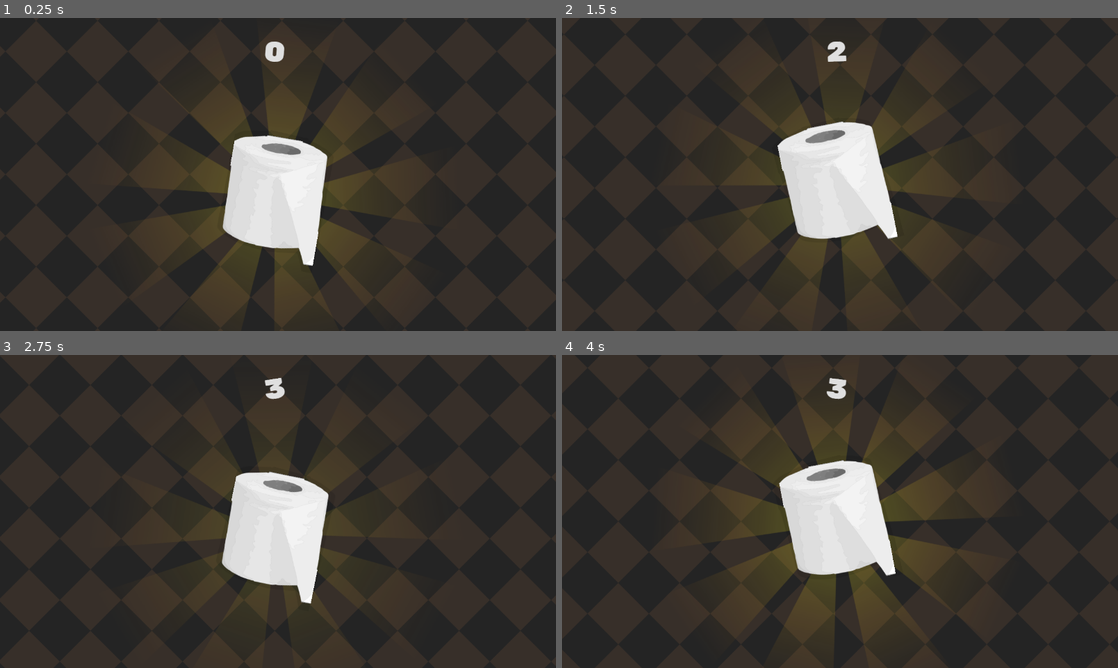
Above: before the commit, frames 1-4 (two rows, left to right).
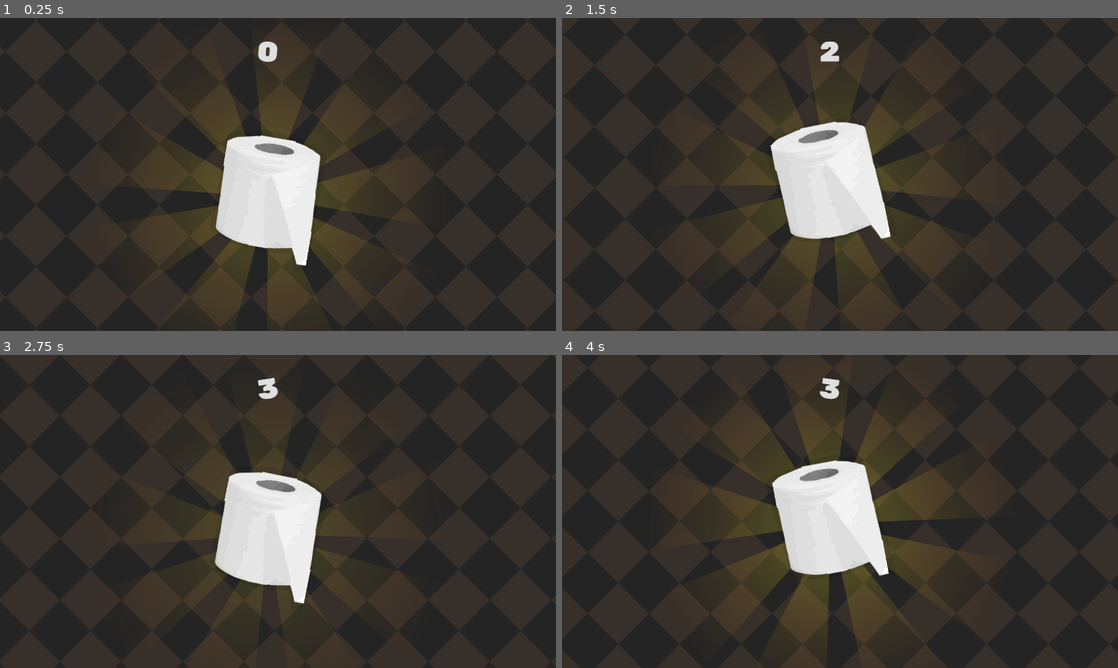
Above: after the commit, the same moments.

Repository: magwoo/PaperClicker
Game: Godot game, scene res://gameplay/game.tscn
The game is run twice, just before and just after one commit, with the same random seed, the same clock (stepped at 60 frames per second) and the same inputs.
Inputs (mouse positions are in pixels of both pictures, inside the frame that each line leads up to; where the layout moved, square brackets give the same spot in the first picture):
- Up to frame 1 (0.25 s): no input
- Up to frame 2 (1.5 s): click (828, 193) [834, 193] at 0.5 s; click (828, 193) [834, 193] at 1.25 s
- Up to frame 3 (2.75 s): click (266, 530) [272, 530] at 2 s
- Up to frame 4 (4 s): move the mouse to (962, 495) at 2.77 s; move the mouse to (728, 527) at 3.52 s

The runs differ from the first frame. In frame 1, 2.6% of the frame differs, in the area x 31-65%, y 7-87%; in frame 2, 2.1%; in frame 3, 1.5%; in frame 4, 3.2%, in the area x 31-67%, y 7-89%.

Commit message:
added simple shop scroll

Diff:
--- a/gameplay/game.tscn
+++ b/gameplay/game.tscn
@@ -10,13 +10,13 @@
 use_filter = true
 font_data = ExtResource( 4 )
 
-[node name="HBoxContainer" type="HBoxContainer"]
+[node name="Game" type="HBoxContainer"]
 anchor_right = 1.0
 anchor_bottom = 1.0
 script = ExtResource( 1 )
 
 [node name="Gameplay" type="Control" parent="."]
-margin_right = 916.0
+margin_right = 1232.0
 margin_bottom = 720.0
 rect_min_size = Vector2( 0, 720 )
 mouse_filter = 2
@@ -42,5 +42,5 @@
 [node name="Shop" parent="." instance=ExtResource( 2 )]
 anchor_left = 0.0
 anchor_right = 0.0
-margin_left = 920.0
+margin_left = 1236.0
 margin_right = 1280.0
--- a/menu/shop/shop.gd
+++ b/menu/shop/shop.gd
@@ -1,12 +1,13 @@
 class_name Shop
-extends VBoxContainer
+extends MarginContainer
 
 
-export var menu_width: float = 360.0
+export var menu_width: float = 480.0
 
 var opened: bool = false
 var tween: Tween = Tween.new()
 
+onready var container: VBoxContainer = $VBoxContainer
 onready var viewport: Viewport = self.get_viewport()
 
 
@@ -17,20 +18,22 @@
 
 
 func _process(delta: float) -> void:
-	if _is_mouse_open() && !opened: open()
-	if !_is_mouse_open() && opened: close()
+	if _is_mouse_open(menu_width / 2.0) && !opened: open()
+	if !_is_mouse_open(menu_width * 1.5) && opened: close()
 
 
 func _input(event: InputEvent) -> void:
-	if event is InputEventPanGesture: print(event.delta)
+	if event is InputEventPanGesture && opened:
+		self.margin_top -= event.delta.y * 25.0
+		var bottom_line: float = -container.rect_size.y + viewport.size.y / 1.5
+		self.margin_top = clamp(self.margin_top, bottom_line, 0.0)
 
 
 func open() -> void:
 	opened = true
 	tween.interpolate_property(
 		self, 'modulate', self.modulate, Color.white, 0.15
-	)
-	tween.interpolate_property(
+	); tween.interpolate_property(
 		self, 'rect_min_size', self.rect_min_size, Vector2(menu_width, 0.0),
 		0.2, Tween.TRANS_BACK, Tween.EASE_OUT
 	); tween.start()
@@ -40,12 +43,11 @@
 	opened = false
 	tween.interpolate_property(
 		self, 'modulate', self.modulate, Color.transparent, 0.1
-	)
-	tween.interpolate_property(
+	); tween.interpolate_property(
 		self, 'rect_min_size', self.rect_min_size, Vector2(0.0, 0.0), 0.2,
 		Tween.TRANS_BACK, Tween.EASE_OUT
 	); tween.start()
 
 
-func _is_mouse_open() -> bool:
-	return get_global_mouse_position().x > viewport.size.x - menu_width / 1.5
+func _is_mouse_open(value: float) -> bool:
+	return get_global_mouse_position().x > viewport.size.x - value
--- a/menu/shop/shop.tscn
+++ b/menu/shop/shop.tscn
@@ -2,56 +2,78 @@
 
 [ext_resource path="res://menu/shop/shop.gd" type="Script" id=1]
 
-[node name="Shop" type="VBoxContainer"]
-self_modulate = Color( 1, 1, 1, 0.8 )
+[node name="Shop" type="MarginContainer"]
 anchor_left = 1.0
 anchor_right = 1.0
 margin_left = -360.0
-margin_bottom = 992.0
-rect_min_size = Vector2( 360, 0 )
-mouse_filter = 2
-size_flags_horizontal = 0
-size_flags_vertical = 3
-custom_constants/separation = 16
+margin_bottom = 1024.0
+custom_constants/margin_right = 16
+custom_constants/margin_top = 16
+custom_constants/margin_left = 16
+custom_constants/margin_bottom = 16
 script = ExtResource( 1 )
 
-[node name="Button" type="Button" parent="."]
-margin_right = 360.0
+[node name="VBoxContainer" type="VBoxContainer" parent="."]
+self_modulate = Color( 1, 1, 1, 0.8 )
+margin_left = 16.0
+margin_top = 16.0
+margin_right = 344.0
+margin_bottom = 1008.0
+mouse_filter = 2
+size_flags_vertical = 2
+custom_constants/separation = 16
+
+[node name="Button" type="Button" parent="VBoxContainer"]
+margin_right = 328.0
 margin_bottom = 128.0
 rect_min_size = Vector2( 0, 128 )
+focus_mode = 0
+enabled_focus_mode = 0
 
-[node name="Button2" type="Button" parent="."]
+[node name="Button2" type="Button" parent="VBoxContainer"]
 margin_top = 144.0
-margin_right = 360.0
+margin_right = 328.0
 margin_bottom = 272.0
 rect_min_size = Vector2( 0, 128 )
+focus_mode = 0
+enabled_focus_mode = 0
 
-[node name="Button3" type="Button" parent="."]
+[node name="Button3" type="Button" parent="VBoxContainer"]
 margin_top = 288.0
-margin_right = 360.0
+margin_right = 328.0
 margin_bottom = 416.0
 rect_min_size = Vector2( 0, 128 )
+focus_mode = 0
+enabled_focus_mode = 0
 
-[node name="Button4" type="Button" parent="."]
+[node name="Button4" type="Button" parent="VBoxContainer"]
 margin_top = 432.0
-margin_right = 360.0
+margin_right = 328.0
 margin_bottom = 560.0
 rect_min_size = Vector2( 0, 128 )
+focus_mode = 0
+enabled_focus_mode = 0
 
-[node name="Button5" type="Button" parent="."]
+[node name="Button5" type="Button" parent="VBoxContainer"]
 margin_top = 576.0
-margin_right = 360.0
+margin_right = 328.0
 margin_bottom = 704.0
 rect_min_size = Vector2( 0, 128 )
+focus_mode = 0
+enabled_focus_mode = 0
 
-[node name="Button6" type="Button" parent="."]
+[node name="Button6" type="Button" parent="VBoxContainer"]
 margin_top = 720.0
-margin_right = 360.0
+margin_right = 328.0
 margin_bottom = 848.0
 rect_min_size = Vector2( 0, 128 )
+focus_mode = 0
+enabled_focus_mode = 0
 
-[node name="Button7" type="Button" parent="."]
+[node name="Button7" type="Button" parent="VBoxContainer"]
 margin_top = 864.0
-margin_right = 360.0
+margin_right = 328.0
 margin_bottom = 992.0
 rect_min_size = Vector2( 0, 128 )
+focus_mode = 0
+enabled_focus_mode = 0
--- a/project.godot
+++ b/project.godot
@@ -14,7 +14,7 @@
 "language": "GDScript",
 "path": "res://gameplay/paper/paper.gd"
 }, {
-"base": "VBoxContainer",
+"base": "MarginContainer",
 "class": "Shop",
 "language": "GDScript",
 "path": "res://menu/shop/shop.gd"
@@ -45,6 +45,8 @@
 
 window/size/width=1280
 window/size/height=720
+window/size/test_width=1600
+window/size/test_height=900
 window/dpi/allow_hidpi=true
 window/stretch/mode="viewport"
 window/stretch/aspect="expand"
